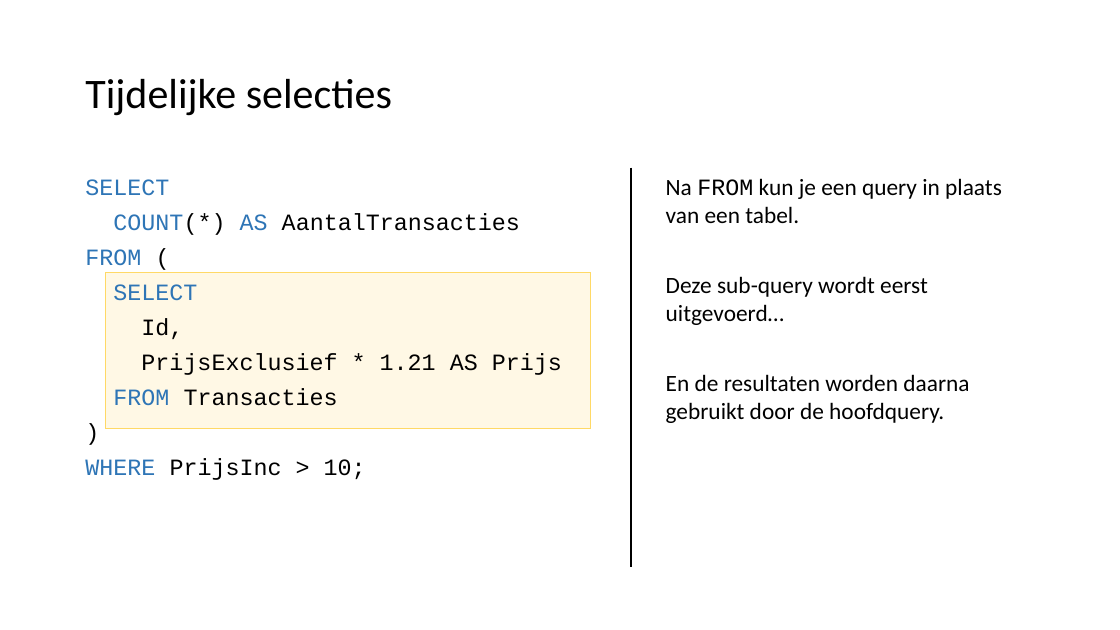
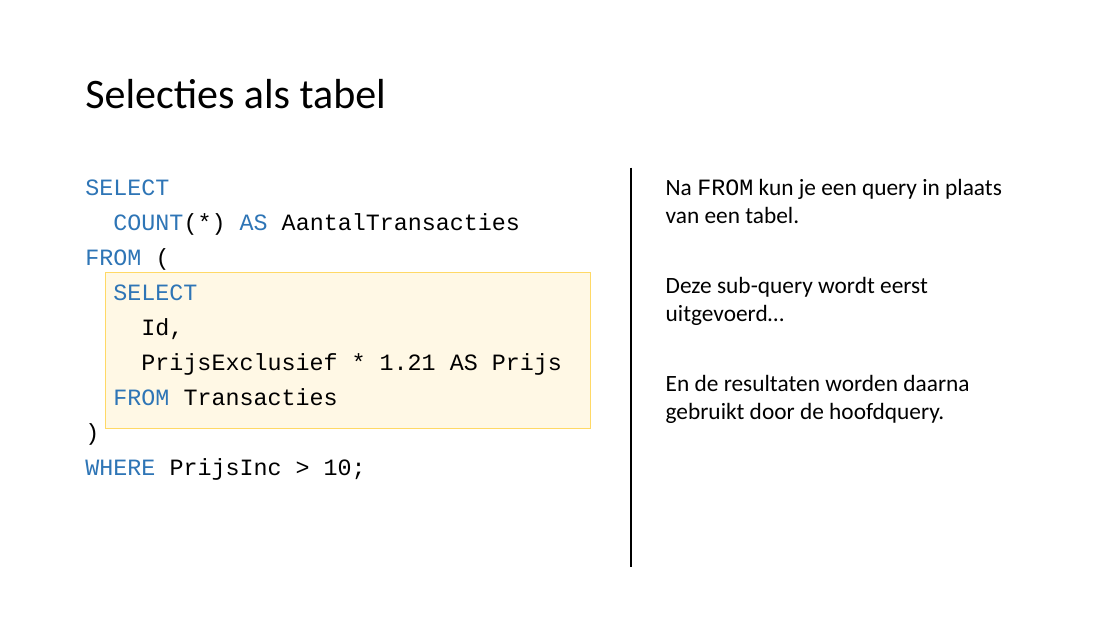
Before and after one commit to LFKoning/knowledge-sharing, a slide deck: slide 23 of sql_course/1_basics/1_basics.pptx (slide 22 before the commit). Drawn at 1120x630 pixels with LibreOffice and Linux fonts; fonts in the diff are those of the drawing. Boxes give left, top, right and bottom in pixels: in the first picture for what was removed or moved away, otherwise in the second. Text is boxed around its words. In the diff, an @@ line names an element or a change of style, - is before the commit and + after.

```diff
--- a/sql_course/1_basics/1_basics.pptx
+++ b/sql_course/1_basics/1_basics.pptx
@@ title at (85, 79, 386, 109): text changed @@
-Tijdelijke selecties
+Selecties als tabel
```
Also in this commit, not shown: 8 other slides changed, 1 slide added, 8 other files.
